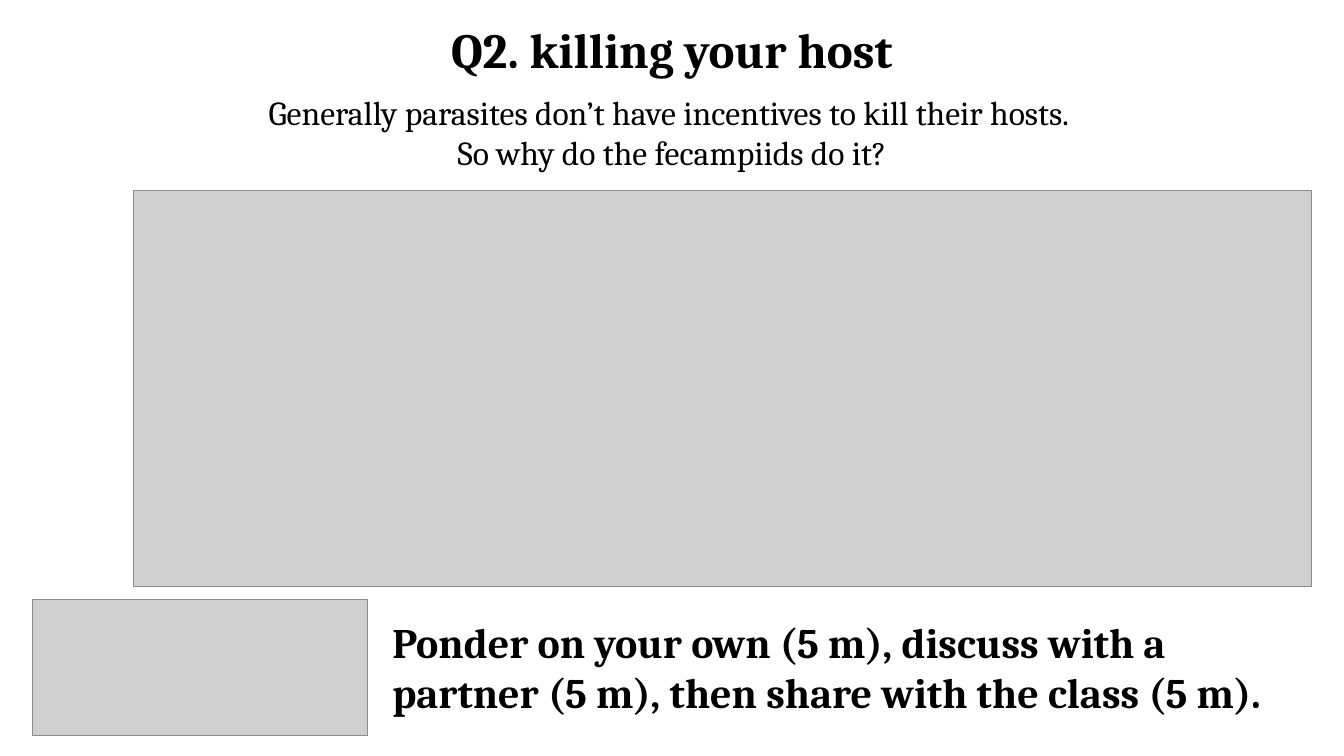
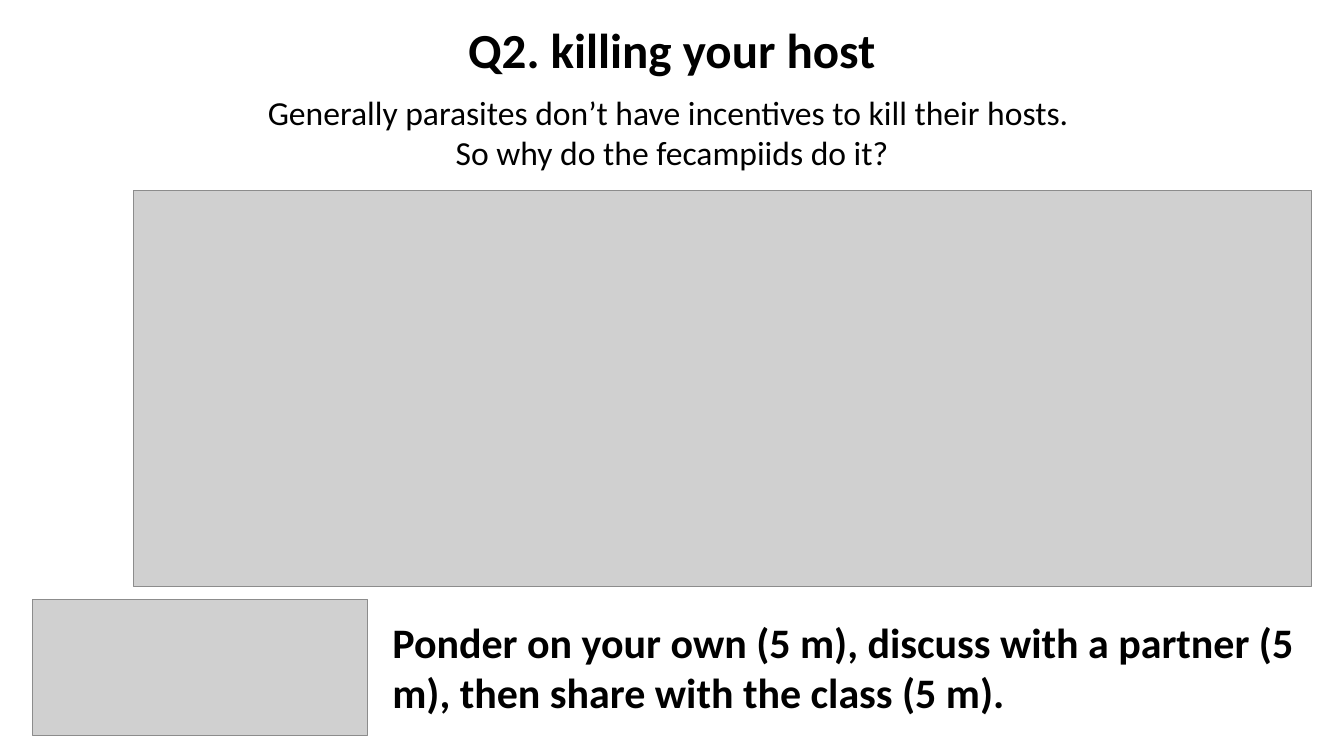
Before and after one commit to wood-lab/fish_406, a slide deck: slide 3 of docs/lectures/in-class_activities/class_6.pptx. Drawn at 1344x756 pixels with LibreOffice and Linux fonts; fonts in the diff are those of the drawing; grey boxes stand for pictures. Boxes give left, top, right and bottom in pixels: in the first picture for what was removed or moved away, otherwise in the second. Text is boxed around its words. In the diff, an @@ line names an element or a change of style, - is before the commit and + after.

Commit message:
updating class_6 ppt and agenda

```diff
--- a/docs/lectures/in-class_activities/class_6.pptx
+++ b/docs/lectures/in-class_activities/class_6.pptx
@@ font Cambria to Calibri in 3 elements at bbox=[468, 33, 876, 77], bbox=[392, 627, 1293, 714], bbox=[268, 101, 1068, 171] @@
```
Also in this commit, not shown: 5 other slides changed, 11 other files.
